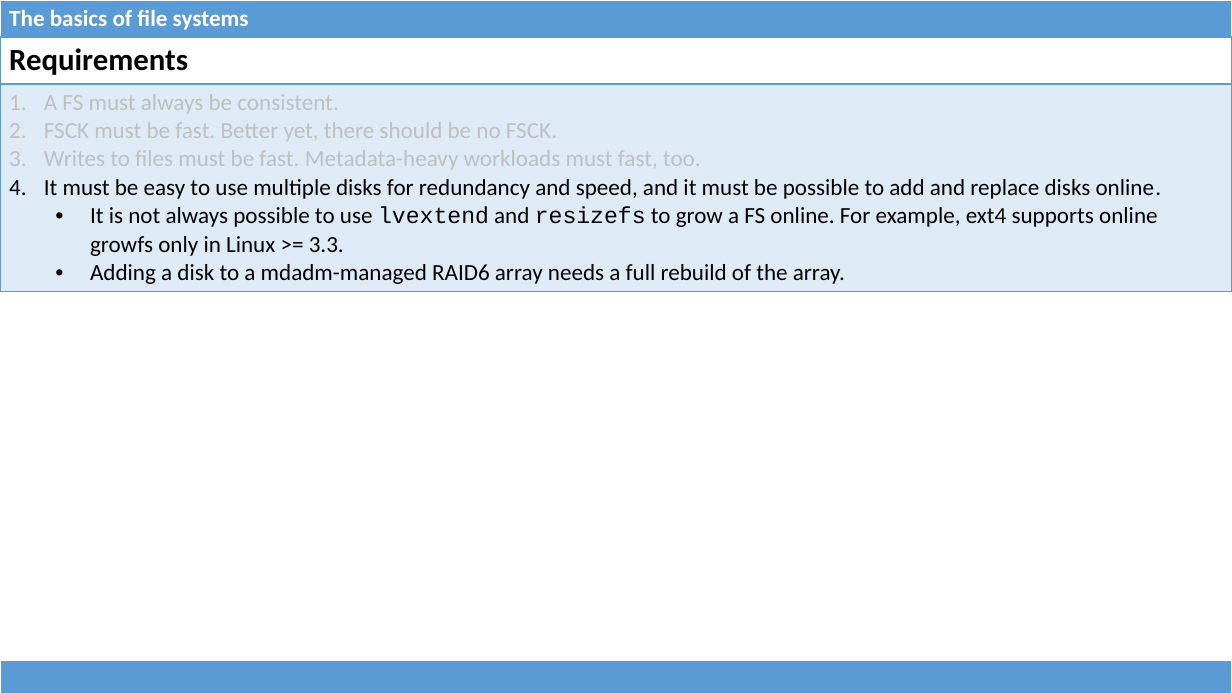
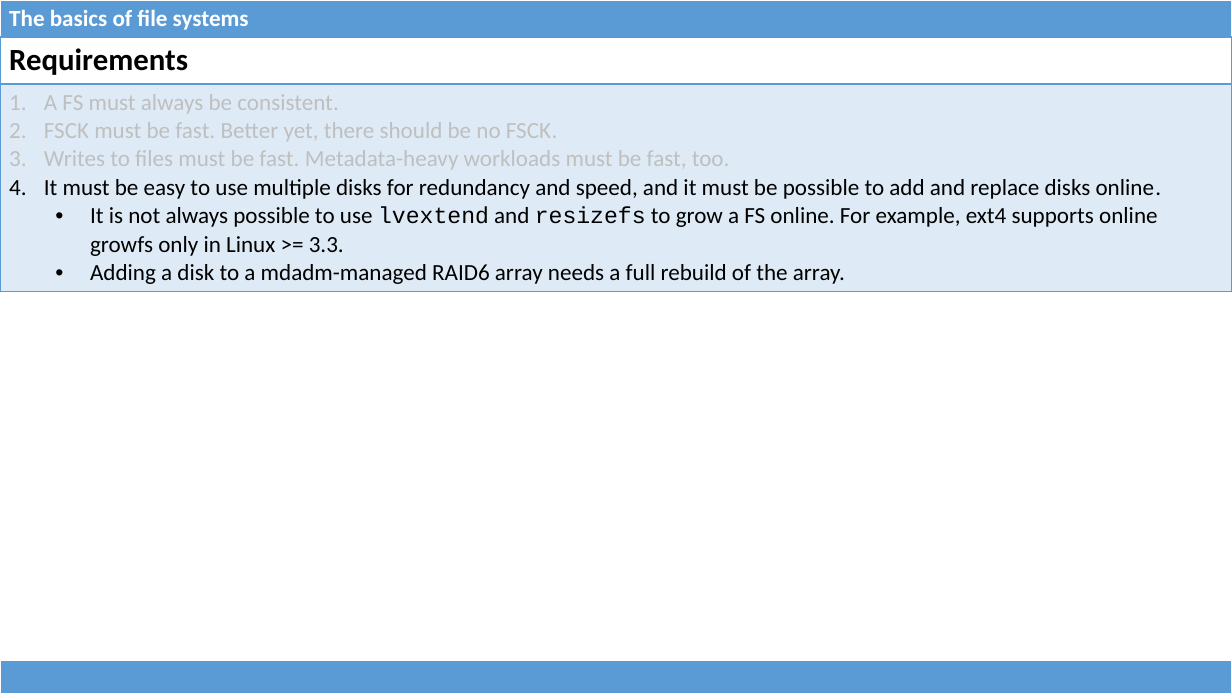
Before and after one commit to dominiquelefevre/filesystems-101-jb, a slide deck: slide 6 of talks/src/class07.pptx. Drawn at 1232x693 pixels with LibreOffice and Linux fonts; fonts in the diff are those of the drawing. Boxes give left, top, right and bottom in pixels: in the first picture for what was removed or moved away, otherwise in the second. Text is boxed around its words. In the diff, an @@ line names an element or a change of style, - is before the commit and + after.

```diff
--- a/talks/src/class07.pptx
+++ b/talks/src/class07.pptx
@@ table at [0, 37, 1232, 288] @@
-row 2, column 1: A FS must always be consistent. / FSCK must be fast. Better yet, there should be no FSCK. / Writes to files must be fast. Metadata-heavy workloads must fast, too. / It must be easy to use multiple disks for redundancy and speed, and it must be possible to add and replace disks online. / It is not always possible to use lvextend and resizefs to grow a FS online. For example, ext4 supports online growfs only in Linux >= 3.3. / Adding a disk to a mdadm-managed RAID6 array needs a full rebuild of the array.
+row 2, column 1: A FS must always be consistent. / FSCK must be fast. Better yet, there should be no FSCK. / Writes to files must be fast. Metadata-heavy workloads must be fast, too. / It must be easy to use multiple disks for redundancy and speed, and it must be possible to add and replace disks online. / It is not always possible to use lvextend and resizefs to grow a FS online. For example, ext4 supports online growfs only in Linux >= 3.3. / Adding a disk to a mdadm-managed RAID6 array needs a full rebuild of the array.
```
Also in this commit, not shown: 5 other slides changed, 1 other file.
